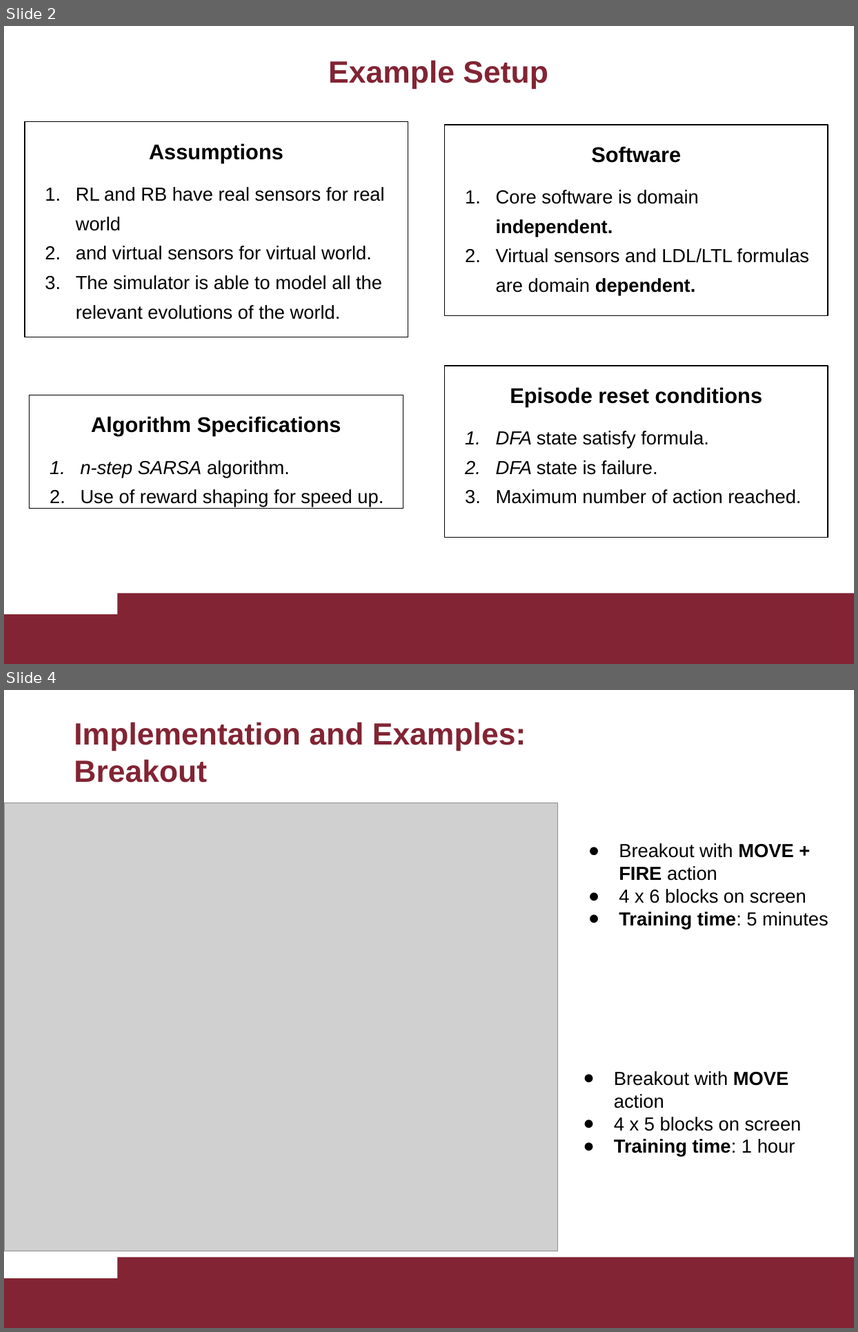
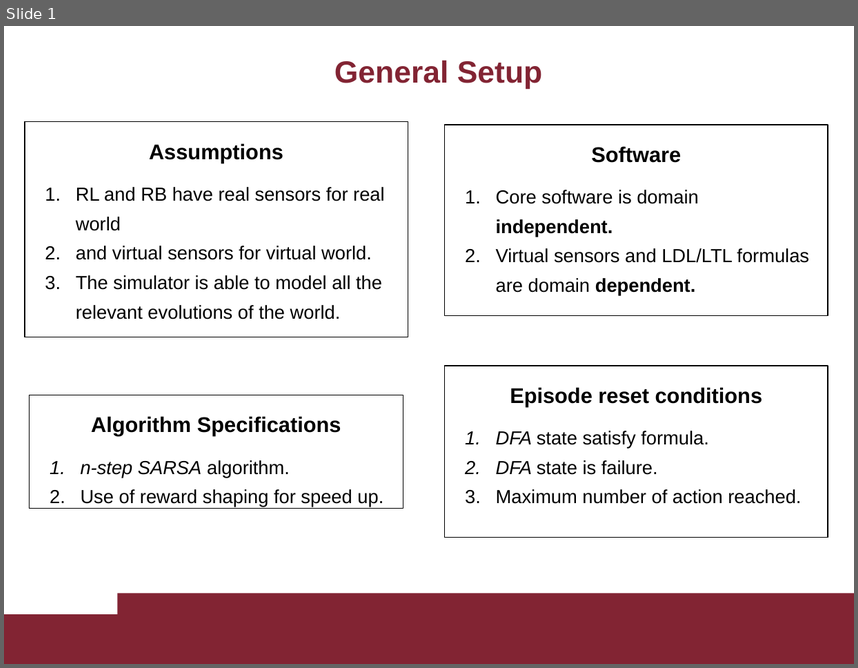
Before and after one commit to Nicodman/Reasoning_Agents_2020, a slide deck: Resogning_Agents.pptx. Shown one above the other, each under a label of ours: slides 2 and 4 before the commit, slide 1 after it; the slides between them are not shown. The pictures are 858x1332 and 858x668 pixels, drawn with LibreOffice and Linux fonts; fonts in the diff are those of the drawing; grey boxes stand for pictures. Boxes give left, top, right and bottom in pixels: in the first picture for what was removed or moved away, otherwise in the second. Text is boxed around its words. In the diff, an @@ line names an element or a change of style, - is before the commit and + after.

```diff
--- a/Resogning_Agents.pptx
+++ b/Resogning_Agents.pptx
@@ slide 4 removed at box(4, 690, 854, 1328), background #FFFFFF; not listed: 2 template elements that a slide beside it also shows @@
@@ title removed at box(74, 722, 526, 782) @@
-Implementation and Examples:
-Breakout
@@ picture removed at box(4, 803, 558, 1251) @@
@@ text removed at box(619, 843, 829, 929) @@
-● Breakout with MOVE + FIRE action
-● 4 x 6 blocks on screen
-● Training time: 5 minutes
@@ text removed at box(614, 1071, 802, 1156) @@
-● Breakout with MOVE action
-● 4 x 5 blocks on screen
-● Training time: 1 hour
@@ what was slide 2 is now slide 1 @@
@@ slide 1 changed as well @@
@@ title at box(335, 60, 543, 89): text changed @@
-Example Setup
+General Setup
```
Also in this commit, not shown: 3 other slides changed, 6 slides added, 8 other slides removed, 12 other files.
